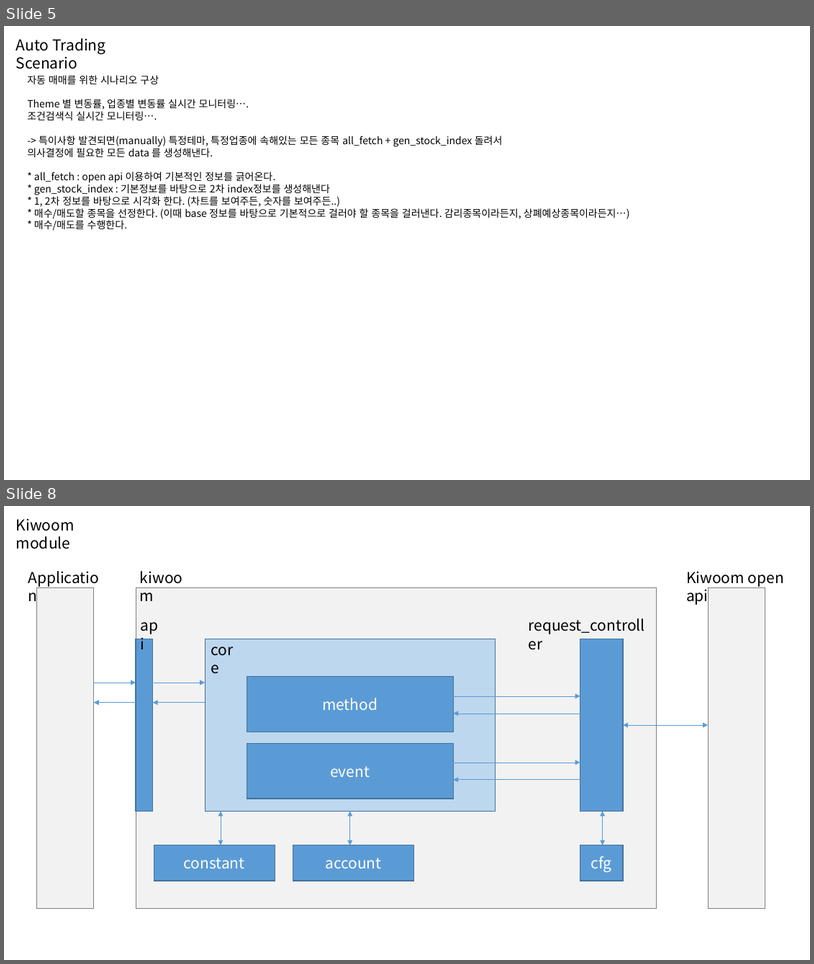
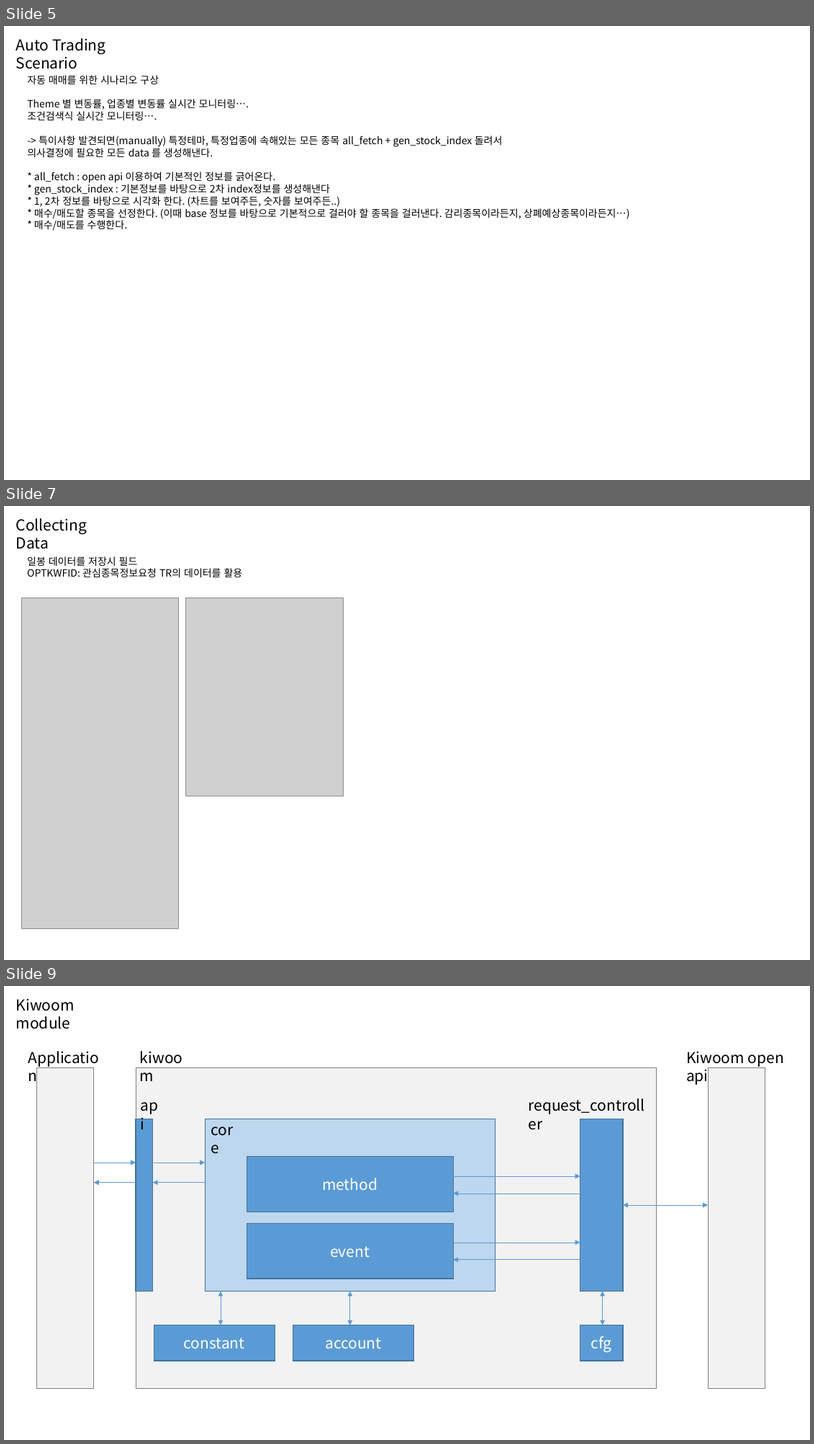
Before and after one commit to happineer/system_trading, a slide deck: doc/TopTrader.pptx. Shown one above the other, each under a label of ours: slides 5 and 8 before the commit, slides 5, 7 and 9 after it; the slides between them are not shown. The pictures are 814x964 and 814x1444 pixels, drawn with LibreOffice and Linux fonts; fonts in the diff are those of the drawing; grey boxes stand for pictures. Boxes give left, top, right and bottom in pixels: in the first picture for what was removed or moved away, otherwise in the second. Text is boxed around its words. In the diff, an @@ line names an element or a change of style, - is before the commit and + after.

```diff
--- a/doc/TopTrader.pptx
+++ b/doc/TopTrader.pptx
@@ slide 7 added at (x1=4, y1=506, x2=810, y2=960), background #FFFFFF @@
@@ text added at (x1=16, y1=518, x2=87, y2=549), 18 pt, text #000000 @@
+Collecting Data
@@ text added at (x1=27, y1=556, x2=243, y2=577), 12 pt, text #000000 @@
+일봉 데이터를 저장시 필드
+OPTKWFID: 관심종목정보요청 TR의 데이터를 활용
@@ picture added at (x1=21, y1=598, x2=179, y2=929) @@
@@ picture added at (x1=186, y1=598, x2=343, y2=795) @@
@@ what was slide 8 is now slide 9 @@
```
Also in this commit, not shown: 6 slides changed, 9 other slides added.
